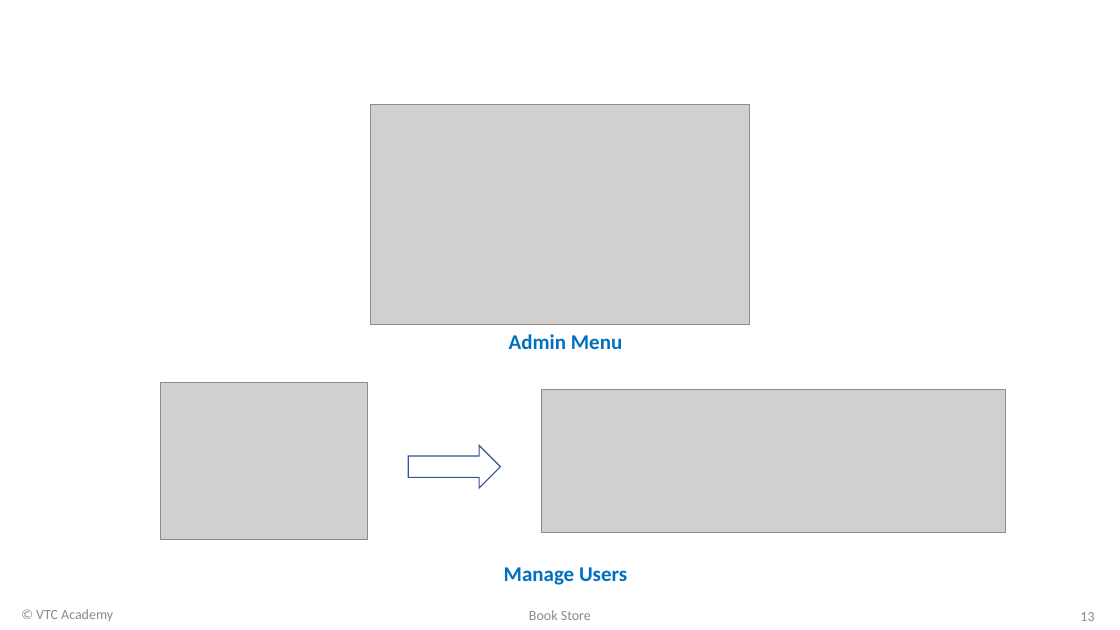
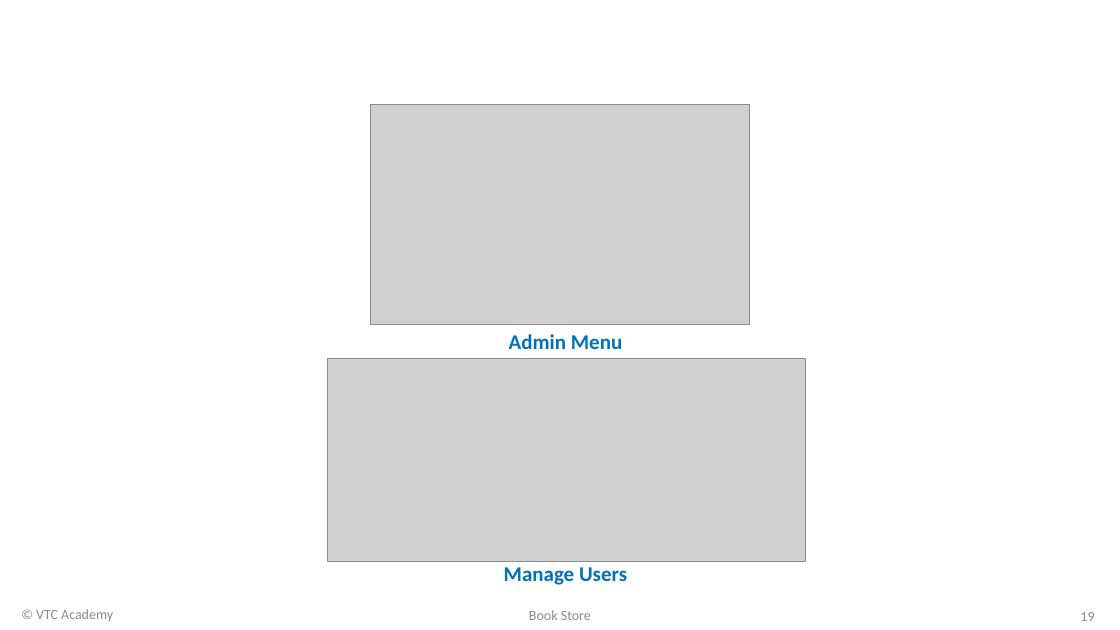
Before and after one commit to starven333/ShopProject, a slide deck: slide 19 of Project Slide.pptx (slide 13 before the commit). Drawn at 1120x630 pixels with LibreOffice and Linux fonts; fonts in the diff are those of the drawing; grey boxes stand for pictures; background and template pictures are left out. Boxes give left, top, right and bottom in pixels: in the first picture for what was removed or moved away, otherwise in the second. Text is boxed around its words. In the diff, an @@ line names an element or a change of style, - is before the commit and + after.

```diff
--- a/Project Slide.pptx
+++ b/Project Slide.pptx
@@ picture added at bbox=[328, 359, 806, 562] @@
@@ picture removed at bbox=[160, 382, 367, 539] @@
@@ picture removed at bbox=[542, 390, 1006, 533] @@
@@ right arrow removed at bbox=[408, 445, 501, 488] @@
@@ page number at bbox=[1080, 612, 1094, 621]: text changed @@
-13
+19
```
Also in this commit, not shown: 11 other slides changed, 1 slide added, 39 other files.
